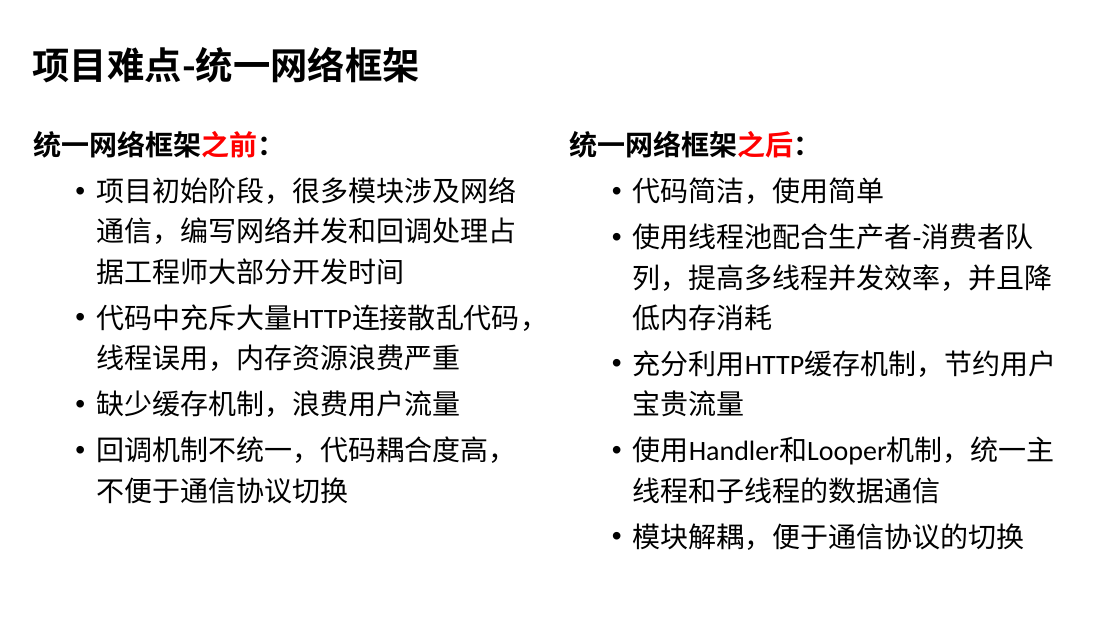
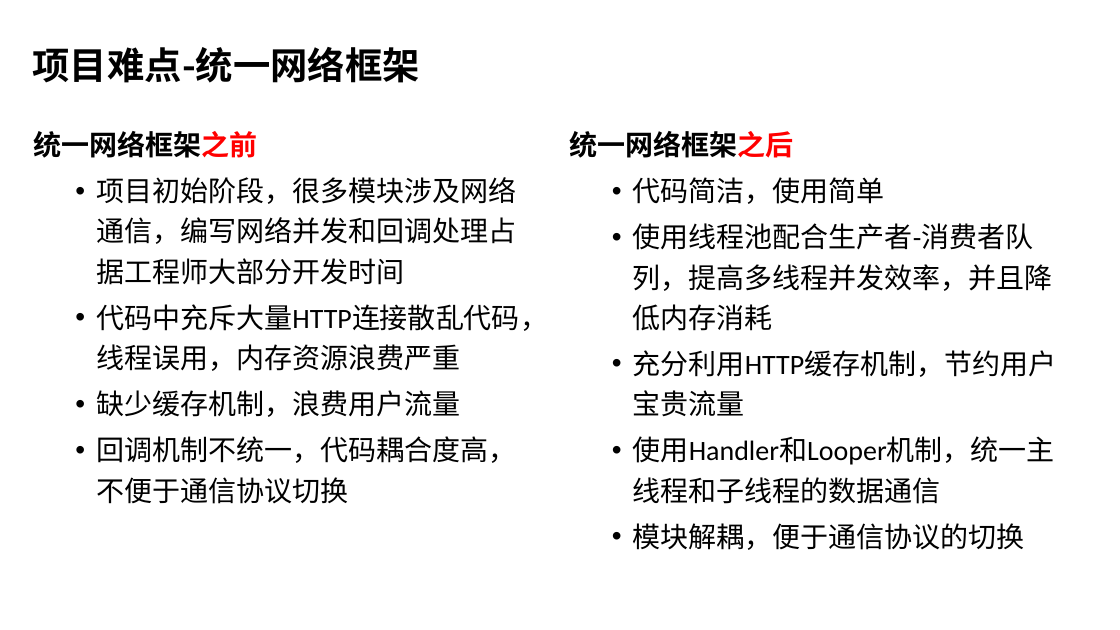
Before and after one commit to wangzhengyi/WangZhengyi, a slide deck: slide 10 of promote/2016阿里晋升述职.pptx. Drawn at 1120x630 pixels with LibreOffice and Linux fonts; fonts in the diff are those of the drawing; background and template pictures are left out. Boxes give left, top, right and bottom in pixels: in the first picture for what was removed or moved away, otherwise in the second. Text is boxed around its words. In the diff, an @@ line names an element or a change of style, - is before the commit and + after.

```diff
--- a/promote/2016阿里晋升述职.pptx
+++ b/promote/2016阿里晋升述职.pptx
@@ text at <box>33,131,257,158</box>: text changed @@
-统一网络框架之前：
+统一网络框架之前
@@ text at <box>570,131,794,158</box>: text changed @@
-统一网络框架之后：
+统一网络框架之后
```
Also in this commit, not shown: 1 other slide changed, 1 other file.
